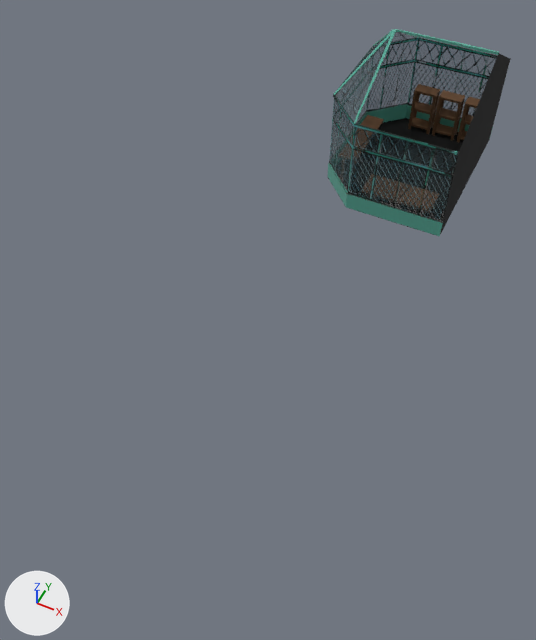
Before and after pictures for a commit that changed the Blender file Dragons Guide to Growing a Hoard/Assets/Prefabs/Greenhouse/SideRoomPlaceholder.blend.
Camera for both pictures: a 50 mm lens placed at (84.0, -309.0, 251.0), pointed at (-18.0, -107.0, -2.0). Every picture has the same lights, and +X, +Y and +Z are marked at lower left. The first picture is the older version.

The scene before the commit, as lines of its bpy script (objects in view):
```python
ob_shelf_001 = bpy.data.objects.new('Shelf.001', me_cube_004)
ob_shelf_001.location = (-8.1, 57.2, -2.7)
ob_shelf_001.scale = (1.08, 1.08, 1.08)
ob_shelf_002 = bpy.data.objects.new('Shelf.002', me_cube_005)
ob_shelf_002.location = (-23.2, 57.2, -2.7)
ob_shelf_002.scale = (1.08, 1.08, 1.08)
ob_sideroomblock = bpy.data.objects.new('SideRoomBlock', me_cube_014)
ob_sideroomblock.location = (8.4, 86.3, 43.7)
ob_sideroomblock.rotation_euler = (0.0, 0.0, -1.571)  # degrees (0, 0, -90)
ob_sideroomblock.scale = (0.973, 1.88, 1.02)
ob_sideroomplaceholder = bpy.data.objects.new('SideRoomPlaceholder', me_cube_002)
ob_sideroomplaceholder.location = (8.4, 86.3, 43.7)
ob_sideroomplaceholder.rotation_euler = (0.0, 0.0, -1.571)  # degrees (0, 0, -90)
ob_sideroomplaceholder.scale = (0.973, 1.88, 1.02)
ob_table_002 = bpy.data.objects.new('Table.002', me_cube_011)
ob_table_002.location = (6.1, 3.0, -2.6)
ob_table_002.rotation_euler = (-1.571, 0.0, -1.571)  # degrees (-90, 0, -90)
ob_table_002.scale = (-1.11, 5.08, 0.663)
```
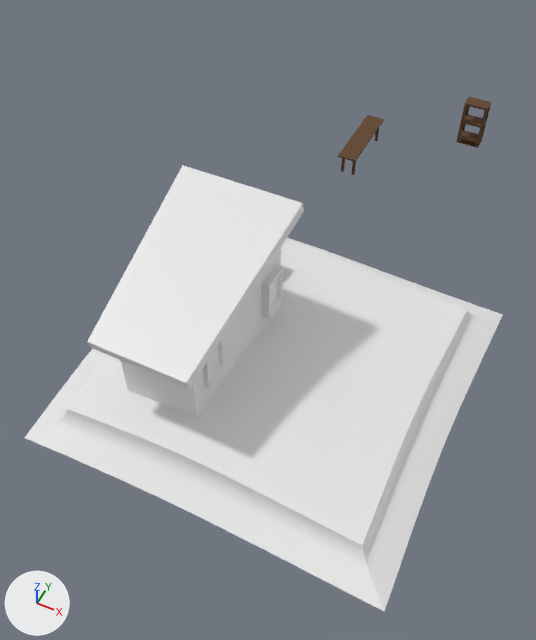
Boxes (x1, y1, x2, y2) around the edits, measured in the pictures (536 x 640 px):
'Plane', added: after (25, 238, 503, 611)
'Cube', added: after (87, 165, 304, 418)
'SideRoomPlaceholder', hidden: before (327, 29, 511, 236)
'SideRoomBlock', hidden (black): before (440, 54, 510, 234)
'Cube.001', added: after (202, 265, 283, 389)
'Shelf.001', hidden (brown): before (432, 90, 465, 141)
'Shelf.002', hidden (brown): before (408, 84, 440, 134)
'Table.002', moved (not visible afterwards): before (361, 174, 439, 215)

What the commit changed:
Mesh me_cube_007 is new.
It has 32 vertices, 28 faces and spans x -1.0..2.99, y -1.0..7.98, z -1.0..1.0.
Mesh me_cube_006 is new.
It has 16 vertices, 12 faces and spans x -1.64..1.64, y -1.31..1.27, z -1.29..2.53.
Mesh me_plane is new.
It has 1498 vertices, 1496 faces and spans x -83.0..77.0, y -205.0..-46.0, z -8.0..12.0.
Object 'SideRoomPlaceholder' (ob_sideroomplaceholder) is now hidden.
Object 'Shelf.001' (ob_shelf_001) is now hidden.
Object 'Shelf.002' (ob_shelf_002) is now hidden.
Object 'Table.002' (ob_table_002) moves from (6.1, 3.0, -2.6) to (-43.0, -88.2, 11.6).
Object 'SideRoomBlock' (ob_sideroomblock) is now hidden.
Object 'Cube.001' (ob_cube_001) is new; it shows me_cube_007.
Its location is (-15.2, -160.0, 30.0).
Its scale is (2.22, 6.11, 9.65).
Object 'Cube' (ob_cube) is new; it shows me_cube_006.
Its location is (-32.4, -140.2, 24.7).
Its scale is (16.5, 32.1, 16.5).
Object 'Plane' (ob_plane) is new; it shows me_plane.
Its location is (0.0, 0.0, 0.0).
